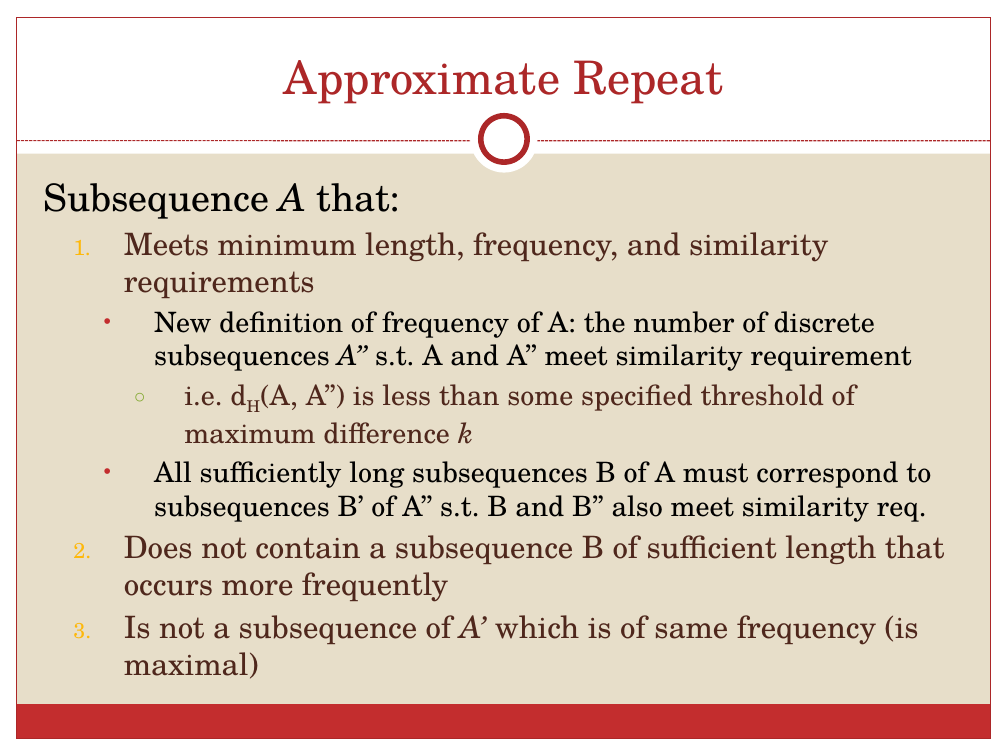
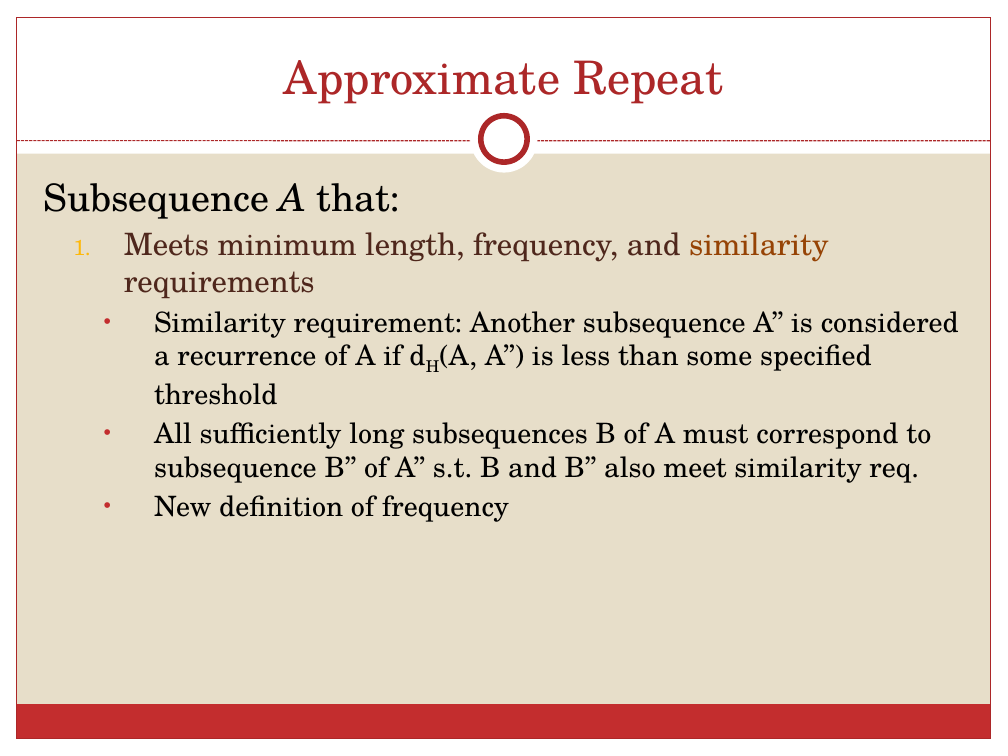
Before and after one commit to schaefce/proposal, a slide deck: slide 11 of SchaefferProposal.pptx (slide 8 before the commit). Drawn at 1008x756 pixels with LibreOffice and Linux fonts; fonts in the diff are those of the drawing. Boxes give left, top, right and bottom in pixels: in the first picture for what was removed or moved away, otherwise in the second. Text is boxed around its words. In the diff, an @@ line names an element or a change of style, - is before the commit and + after.

Commit message:
Final ppt

```diff
--- a/SchaefferProposal.pptx
+++ b/SchaefferProposal.pptx
@@ text at (124,232,828,298): text colour #4F271C to #964305 in "similarity" @@
@@ text at (154,311,959,522): text changed @@
-    • New definition of frequency of A: the number of discrete subsequences A’’ s.t. A and A’’ meet similarity requirement
-      ○ i.e. dH(A, A’’) is less than some specified threshold of maximum difference k
-    • All sufficiently long subsequences B of A must correspond to subsequences B’ of A’’ s.t. B and B’’ also meet similarity req.
-  2. Does not contain a subsequence B of sufficient length that occurs more frequently
-  3. Is not a subsequence of A’ which is of same frequency (is maximal)
+    • Similarity requirement: Another subsequence A’’ is considered a recurrence of A if dH(A, A’’) is less than some specified threshold
+    • All sufficiently long subsequences B of A must correspond to subsequence B’’ of A’’ s.t. B and B’’ also meet similarity req.
+    • New definition of frequency
```
Also in this commit, not shown: 7 other slides changed, 5 slides added.
